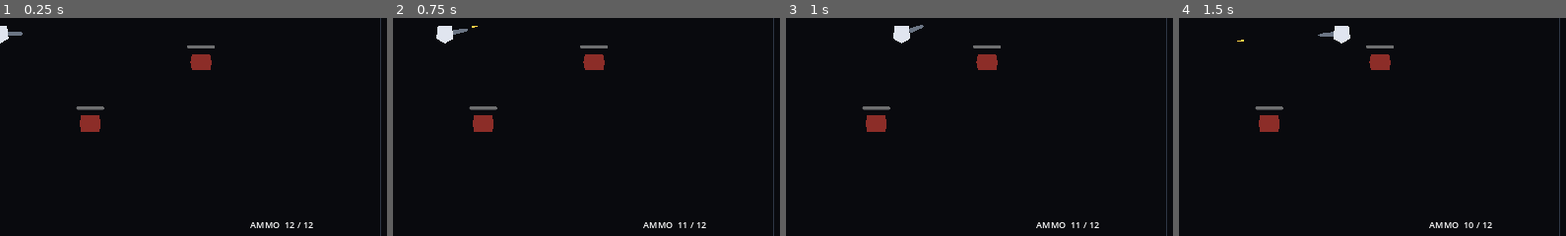
Above: before the commit, frames 1-4 (left to right).
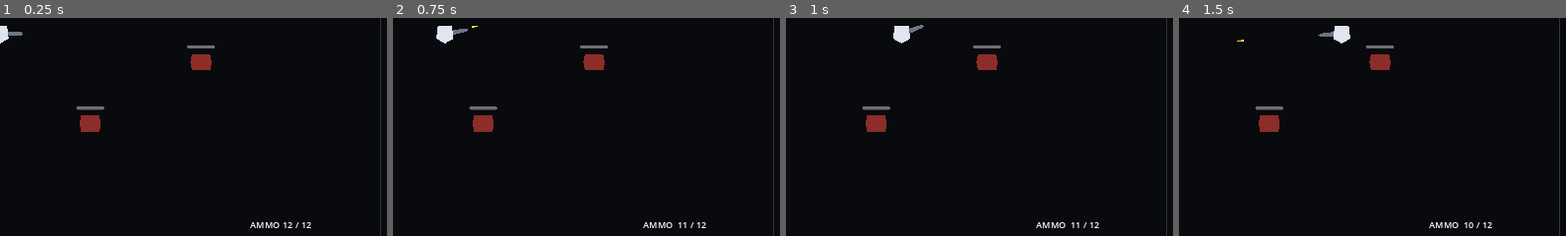
Above: after the commit, the same moments.

Repository: donly987647-max/Topdown-roguelite
Game: Godot game, scene res://scenes/main/Main.tscn
Two runs of this game, one before a commit and one after it. Both use one fixed random seed, a clock stepped at 60 frames per second and the inputs below.
Inputs (mouse positions are % of the whole screen's width and height, from its top left):
- Up to frame 1 (0.25 s): no input
- Up to frame 2 (0.75 s): tap Enter at 0.5 s; move the mouse to (72, 44) at 0.52 s; hold D (move_right) from 0.53 s (still down); tap Space (dash) at 0.6 s; click (72, 44) at 0.67 s
- Up to frame 3 (1 s): keep holding D (move_right)
- Up to frame 4 (1.5 s): release D (move_right) at 1.25 s; drag from (30, 54) to (70, 49) at 1.27 s
The pictures show only the part of the screen within x 50-100%, y 46-96%; the shares and areas given below are measured in that part.

The runs differ from the first frame. In frame 1, 0.1% of the frame differs, in the area x 73-81%, y 93-97%; in frame 2, nothing differs; in frame 3, nothing differs; in frame 4, nothing differs.
Error after the commit: Invalid access to property or key 'room_started' on a base object of type 'null instance'. (res://scripts/main/main.gd:17)

Commit message:
Connect room clear state to combat lab HUD

Diff:
--- a/scripts/main/main.gd
+++ b/scripts/main/main.gd
@@ -2,16 +2,20 @@
 
 @onready var player: Player = $Player
 @onready var weapon: WeaponController = $Player/AimPivot/CombatController
+@onready var combat_room: CombatRoom = $CombatRoom
 @onready var hp_label: Label = $HUD/HP
 @onready var ammo_label: Label = $HUD/Ammo
 @onready var reload_bar: ProgressBar = $HUD/ReloadBar
 @onready var status_label: Label = $HUD/Status
+@onready var room_label: Label = $HUD/RoomState
 
 func _ready() -> void:
 	print("LAST MAGAZINE: M1 combat lab booted")
 	weapon.ammo_changed.connect(_on_ammo_changed)
 	weapon.reload_started.connect(_on_reload_started)
 	weapon.reload_finished.connect(_on_reload_finished)
+	combat_room.room_started.connect(_on_room_started)
+	combat_room.room_cleared.connect(_on_room_cleared)
 	_on_ammo_changed(weapon.ammo, weapon.magazine_capacity)
 	reload_bar.visible = false
 
@@ -31,3 +35,10 @@
 
 func _on_reload_finished() -> void:
 	status_label.text = "WASD Move | Mouse Aim/Fire | R Reload | Space Dash"
+
+func _on_room_started(enemy_count: int) -> void:
+	room_label.text = "HOSTILES %d" % enemy_count
+
+func _on_room_cleared() -> void:
+	room_label.text = "ROOM CLEAR"
+	status_label.text = "ROOM CLEAR — M1 combat loop checkpoint reached"
